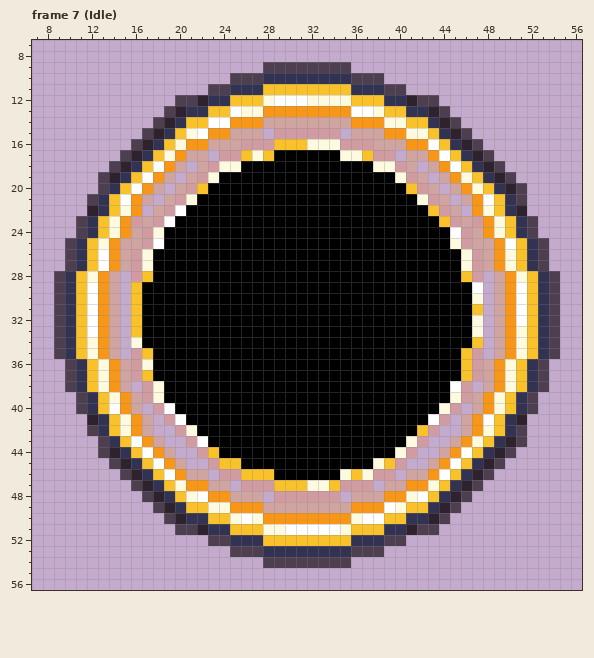
Two states of a pixel-art file, games/Phaser-Snake-Game/public/assets/sprites/blackHole.aseprite. That is the earlier state.
64x64 pixels, 12 frames. Shown: frame 7 (Idle): x 7..56, y 7..56. The commit also changed other frames, which this record leaves out.
After:
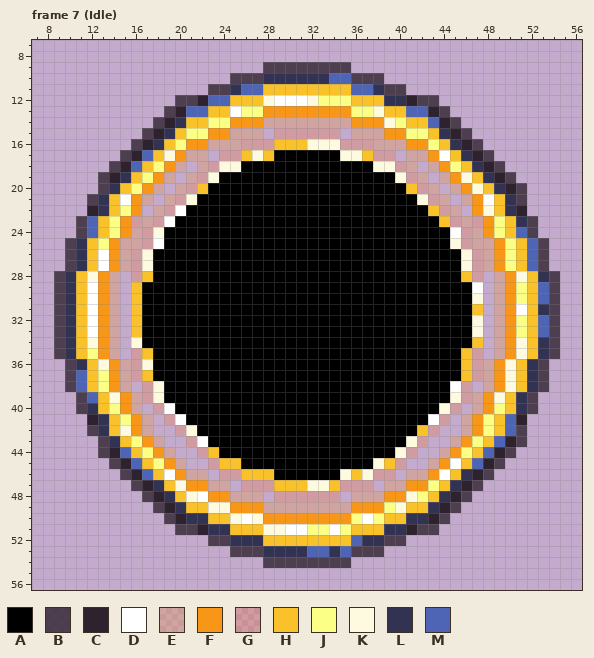
Palette (. is transparent): A #000000  B #2e222fc9  C #2e222f  D #ffffff  E #f796173d  F #f79617  G #fb6b1d3d  H #f9c22b  J #fbff86  K #fdfae0  L #323353  M #4d65b4
Changes in this commit:
Changed rows in their new state; - is an unchanged pixel.
Frame 7 (Idle), layer "edge":
first column x 11:
10 -----------------------MM------------------
11 ---------------MM--------MM----------------
12 ------------MM--------JJJ------------------
13 ----------MM---JJ--------JJ---MM-----------
14 ------------JJ---------------J--M----------
15 ----------JJ------------------JJ-----------
16 ---------J----------------------J----------
17 ------M------------------------------------
18 -----M-J--------------------------J--------
19 ------J------------------------------------
20 -----J-------------------------------------
22 ----J--------------------------------------
23 -M-J----------------------------------J----
24 -M-J----------------------------------J-M--
25 --J------------------------------------J-M-
26 ---------------------------------------J-M-
27 ---------------------------------------J-M-
29 ----------------------------------------J-M
30 ----------------------------------------J-M
32 ----------------------------------------J-M
33 ----------------------------------------J-M
35 -J-----------------------------------------
37 M-J----------------------------------------
38 M-J----------------------------------------
39 -M-----------------------------------------
40 ---J----------------------------------J----
41 ----J--------------------------------J-M---
42 -------------------------------------J-M---
43 -----J------------------------------J-M----
44 ----M-J----------------------------J-M-----
45 -----M-J----------------------------M------
46 ------M------------------------------------
47 --------------------------------J----------
48 -------------------------------J-----------
49 ----------------------------J--------------
50 -------------------------J-J---------------
51 ---------------------JJ-J------------------
52 -------------------------M-----------------
53 ---------------------MM-M------------------
